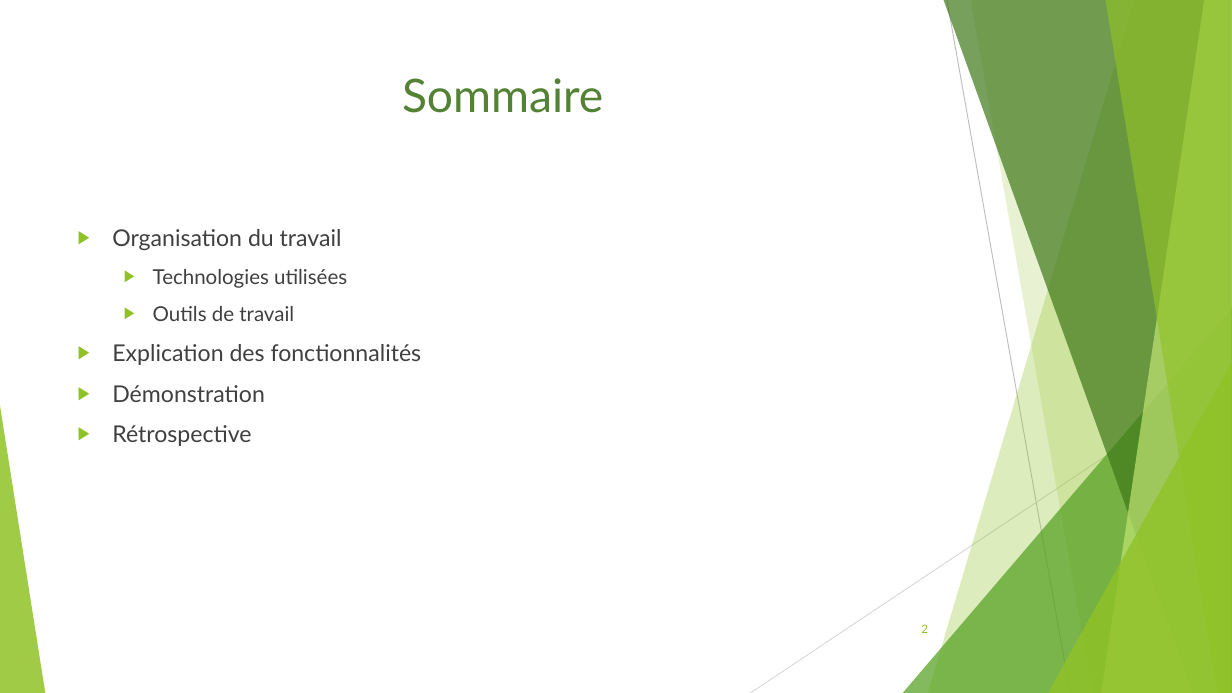
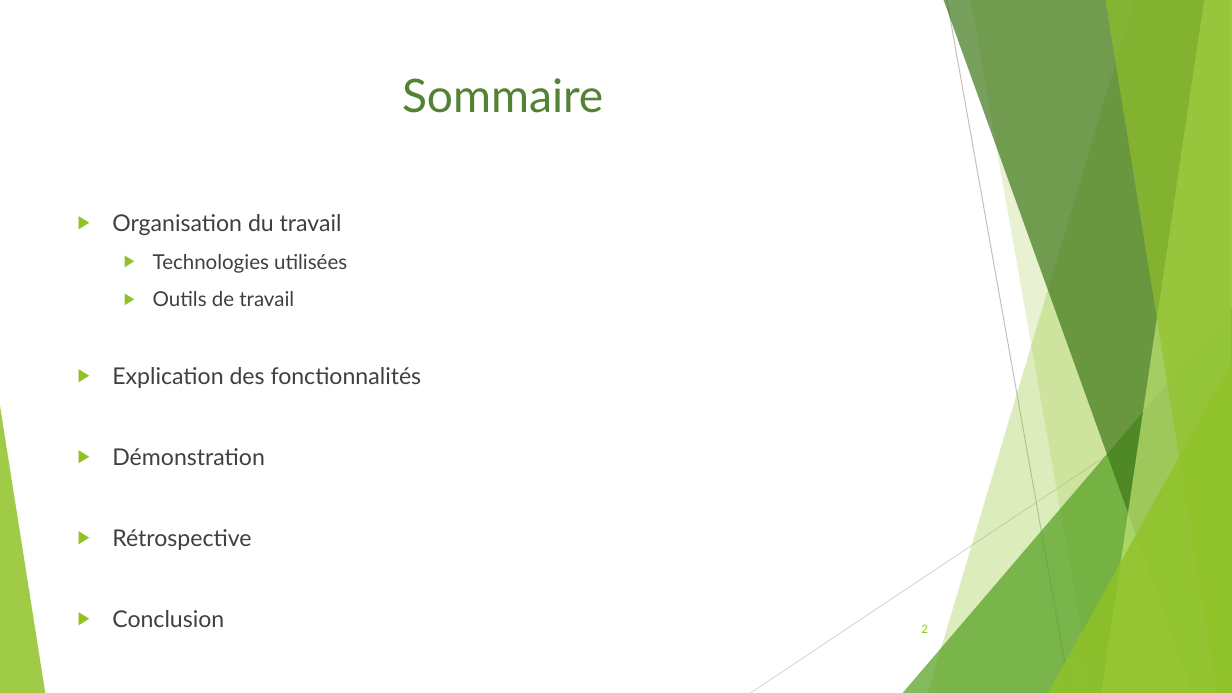
Before and after one commit to Bcante/recommandationSeries, a slide deck: slide 2 of diapoWebWindows.odp. Drawn at 1232x693 pixels with LibreOffice and Linux fonts; fonts in the diff are those of the drawing. Boxes give left, top, right and bottom in pixels: in the first picture for what was removed or moved away, otherwise in the second. Text is boxed around its words. In the diff, an @@ line names an element or a change of style, - is before the commit and + after.

```diff
--- a/diapoWebWindows.odp
+++ b/diapoWebWindows.odp
@@ text "Organisation du travail": place and size @@
-text "Organisation du travail" at bbox=[112, 229, 422, 446]
+text "Organisation du travail" at bbox=[112, 214, 422, 627]
@@ text at bbox=[112, 610, 224, 627]: paragraph added @@
+▶ Conclusion
```
Also in this commit, not shown: 4 other slides changed.
